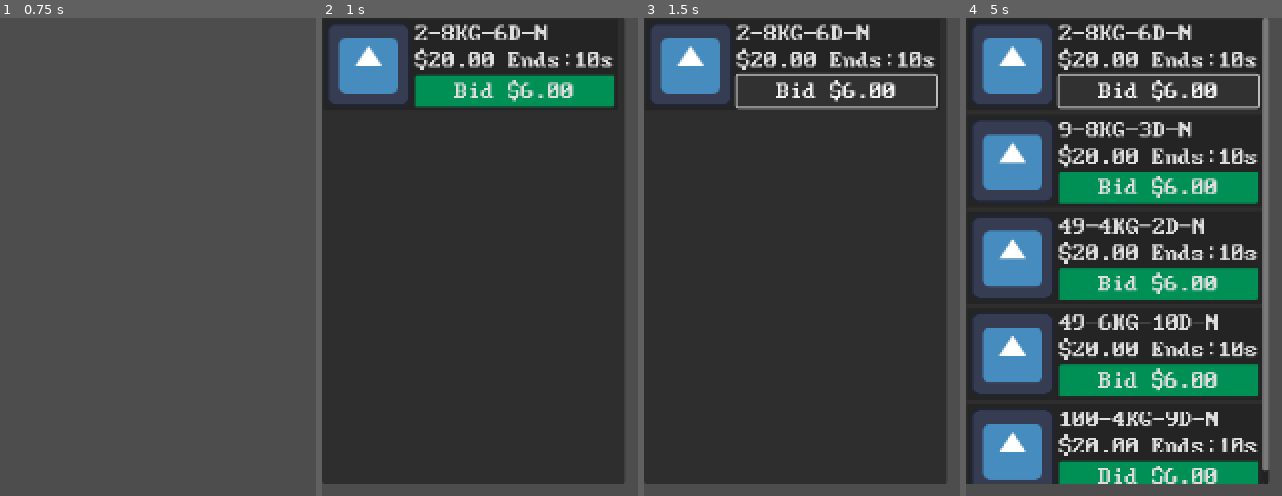
Above: before the commit, frames 1-4 (left to right).
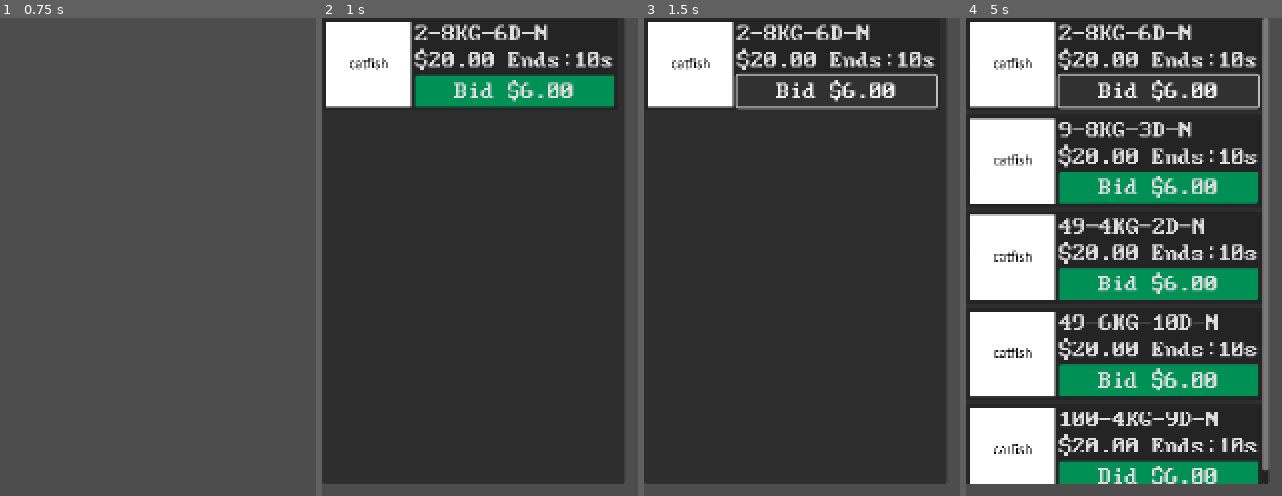
Above: after the commit, the same moments.

Repository: nirefi/fish
Game: Godot game, scene res://scenes/item_list.tscn
Two runs of this game, one before a commit and one after it. Both use one fixed random seed, a clock stepped at 60 frames per second and the inputs below. The engine's default icon, where the game draws it, is replaced by a stand-in: a white triangle on a blue panel in a dark square.
Inputs:
- Up to frame 1 (0.75 s): tap Enter at 0.5 s
- Up to frame 2 (1 s): no input
- Up to frame 3 (1.5 s): click "Bid $6.00" at 1.25 s
- Up to frame 4 (5 s): click "Bid $6.00" at 2 s; click "Bid $6.00" at 2.75 s; tap Space at 3.5 s; tap Enter at 4.25 s

Frame 1 is identical in both runs. In frame 2, 4.8% of the frame differs, in the area x 1-29%, y 0-19%; in frame 3, 4.8%; in frame 4, 23%, in the area x 1-29%, y 0-98%.

Commit message:
placeholder icons

Diff:
--- a/scenes/item.tscn
+++ b/scenes/item.tscn
@@ -1,8 +1,8 @@
 [gd_scene load_steps=7 format=3 uid="uid://wohwtlfamu8a"]
 
-[ext_resource type="Texture2D" uid="uid://1id4hqtmpb2b" path="res://icon.svg" id="1_f8165"]
 [ext_resource type="Script" path="res://scripts/item.gd" id="1_ysstc"]
 [ext_resource type="LabelSettings" uid="uid://dnauixj4kauah" path="res://styles/default_label.tres" id="2_52xqe"]
+[ext_resource type="Texture2D" uid="uid://dfnr6ntig0gof" path="res://assets/sprites/catfish-icon.png" id="2_n7acn"]
 [ext_resource type="FontFile" uid="uid://ds4c8fqxun70d" path="res://assets/fonts/Mx437_IBM_EGA_8x14.ttf" id="3_i0anf"]
 [ext_resource type="StyleBox" uid="uid://d1usgxm5gi6hb" path="res://styles/default_button_normal.tres" id="4_s1c2d"]
 
@@ -33,7 +33,7 @@
 
 [node name="ItemIcon" type="TextureRect" parent="ItemMargin/ItemDisplay"]
 layout_mode = 2
-texture = ExtResource("1_f8165")
+texture = ExtResource("2_n7acn")
 expand_mode = 2
 
 [node name="ItemInfoPanel" type="VBoxContainer" parent="ItemMargin/ItemDisplay"]
@@ -41,7 +41,7 @@
 
 [node name="StatsLabel" type="Label" parent="ItemMargin/ItemDisplay/ItemInfoPanel"]
 layout_mode = 2
-text = "L(99)-T(12)-9-N"
+text = "100-45KG-9D-N"
 label_settings = ExtResource("2_52xqe")
 
 [node name="HBoxContainer" type="HBoxContainer" parent="ItemMargin/ItemDisplay/ItemInfoPanel"]
Binary file added: assets/sprites/carp-icon.png
Not shown, added: assets/sprites/carp-icon.png.import
Binary file added: assets/sprites/catfish-icon.png
Not shown, added: assets/sprites/catfish-icon.png.import
Binary file added: assets/sprites/cod-icon.png
Not shown, added: assets/sprites/cod-icon.png.import
Binary file added: assets/sprites/herring-icon.png
Not shown, added: assets/sprites/herring-icon.png.import
Binary file added: assets/sprites/pike-icon.png
Not shown, added: assets/sprites/pike-icon.png.import
Binary file added: assets/sprites/salmon-icon.png
Not shown, added: assets/sprites/salmon-icon.png.import
(and 6 more such lines)
